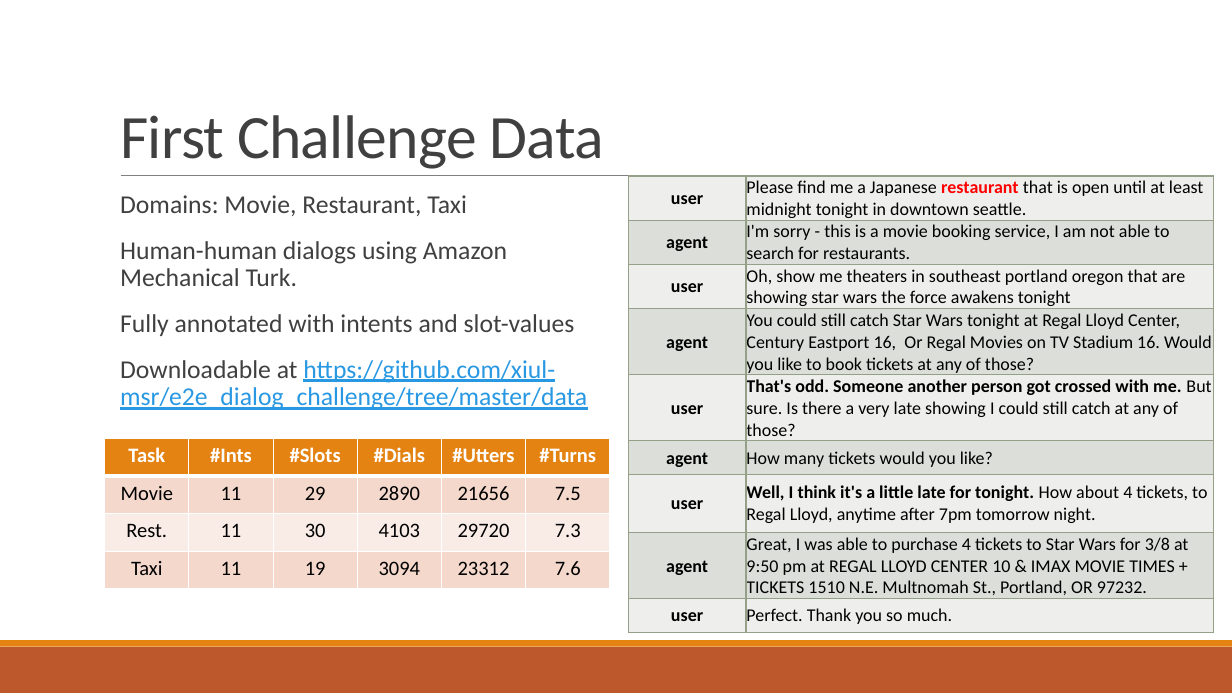
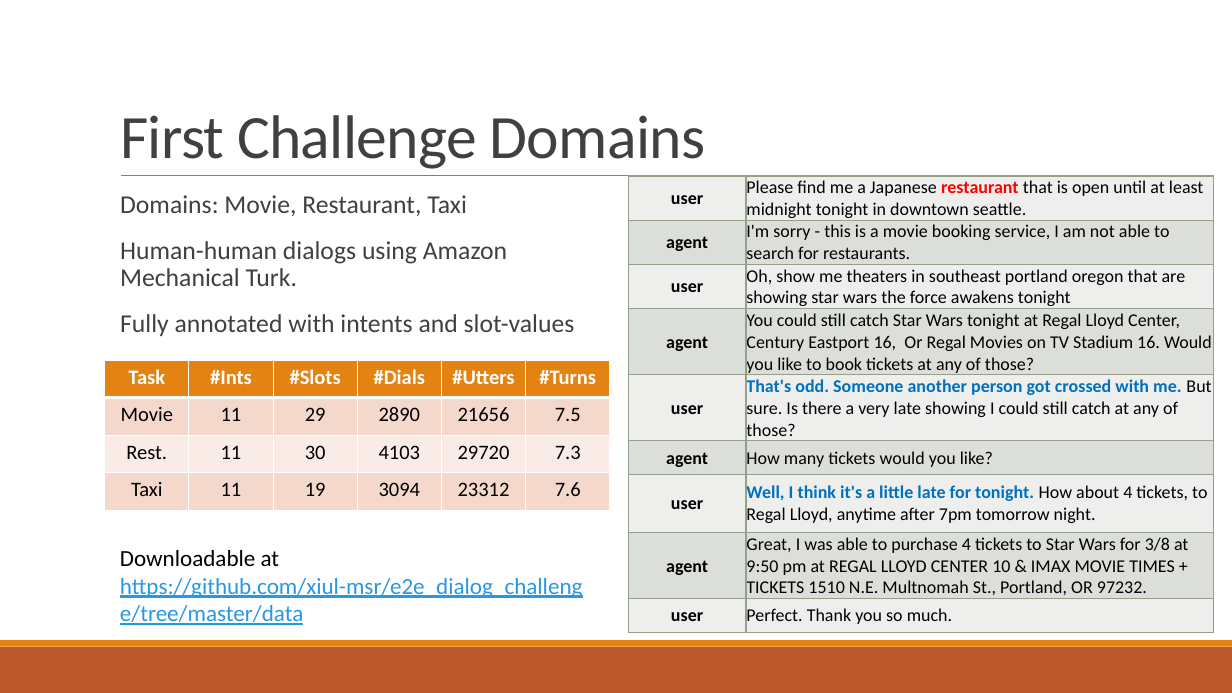
Before and after one commit to xiul-msr/e2e_dialog_challenge, a slide deck: slide 8 of slides/MS_dialog_challenge_result_outlook_sungjin.pptx. Drawn at 1232x693 pixels with LibreOffice and Linux fonts; fonts in the diff are those of the drawing. Boxes give left, top, right and bottom in pixels: in the first picture for what was removed or moved away, otherwise in the second. Text is boxed around its words. In the diff, an @@ line names an element or a change of style, - is before the commit and + after.

```diff
--- a/slides/MS_dialog_challenge_result_outlook_sungjin.pptx
+++ b/slides/MS_dialog_challenge_result_outlook_sungjin.pptx
@@ title at bbox=[120, 115, 706, 169]: text changed @@
-First Challenge Data
+First Challenge Domains
@@ table at bbox=[628, 176, 1214, 631] @@
@@ text colour #000000 to #0070C0 in "That's odd. Someone another person got crossed ...", "Well, I think it's a little late ..." @@
@@ table: place and size @@
-table at bbox=[104, 439, 609, 589]
+table at bbox=[104, 360, 609, 510]
@@ text at bbox=[120, 360, 587, 410]: paragraph removed @@
-  Downloadable at https://github.com/xiul-msr/e2e_dialog_challenge/tree/master/data
@@ text added at bbox=[120, 550, 583, 625], 18 pt, text #2998E3, underline @@
+Downloadable at https://github.com/xiul-msr/e2e_dialog_challenge/tree/master/data
```
Also in this commit, not shown: 6 other slides changed.
